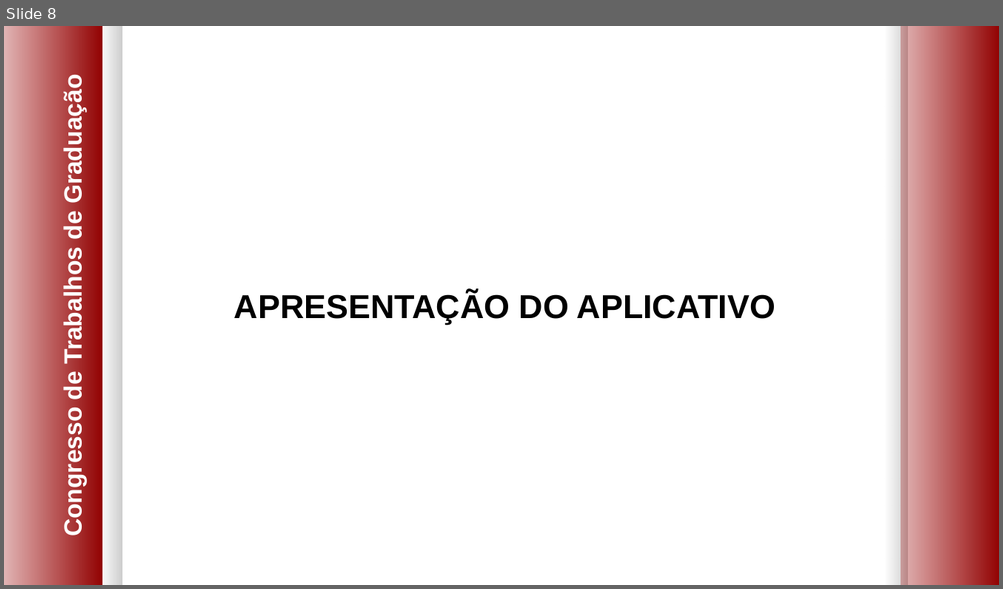
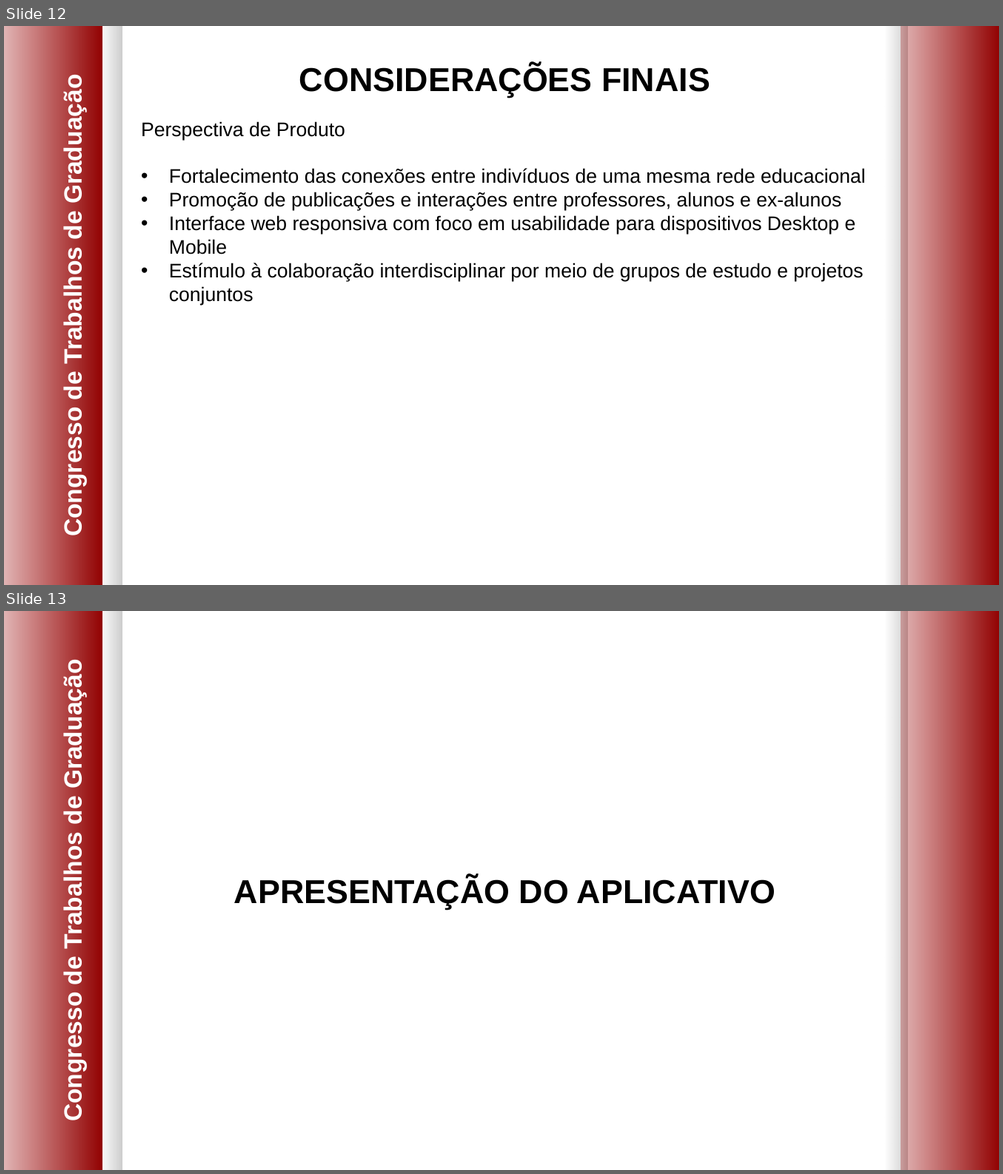
Before and after one commit to AntonioMenelau/FatecConnect-TG, a slide deck: documentação/Apresentação - FatecConnect.pptx. Shown one above the other, each under a label of ours: slide 8 before the commit, slides 12 and 13 after it. The pictures are 1003x589 and 1003x1174 pixels, drawn with LibreOffice and Linux fonts; fonts in the diff are those of the drawing; background and template pictures are left out. Boxes give left, top, right and bottom in pixels: in the first picture for what was removed or moved away, otherwise in the second. Text is boxed around its words. In the diff, an @@ line names an element or a change of style, - is before the commit and + after.

```diff
--- a/documentação/Apresentação - FatecConnect.pptx
+++ b/documentação/Apresentação - FatecConnect.pptx
@@ slide 12 added at (x1=4, y1=26, x2=999, y2=585), background #FFFFFF; not listed: 5 template elements that a slide beside it also shows @@
@@ text added at (x1=299, y1=65, x2=710, y2=98), 32 pt, text #000000, bold @@
+CONSIDERAÇÕES FINAIS
@@ text added at (x1=141, y1=121, x2=865, y2=305), 19 pt, text #000000 @@
+Perspectiva de Produto
+  • Fortalecimento das conexões entre indivíduos de uma mesma rede educacional
+• Promoção de publicações e interações entre professores, alunos e ex-alunos
+• Interface web responsiva com foco em usabilidade para dispositivos Desktop e Mobile
+• Estímulo à colaboração interdisciplinar por meio de grupos de estudo e projetos conjuntos
@@ what was slide 8 is now slide 13 @@
```
Also in this commit, not shown: 6 slides changed, 5 other slides added, 1 slide removed.
